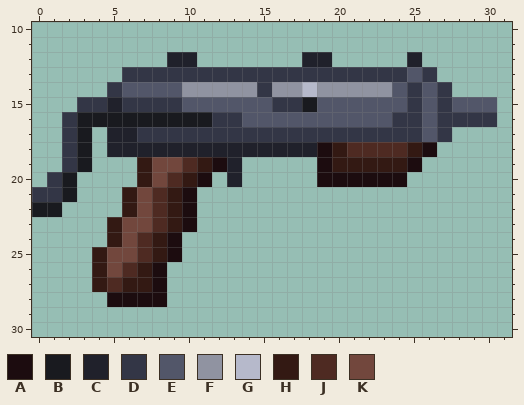
Pixel-art sprite: Resources/Textures/SS220/Objects/Weapons/Guns/SMGs/saber.rsi/base.png. That is the earlier state.
The file is 32x32 pixels. Shown: x 0..31, y 10..30.
Palette (. is transparent): A #1c0c0f  B #191a1f  C #20212b  D #333646  E #525669  F #9093a1  G #b6b9cb  H #331913  J #4e2a22  K #72473d
Pixels before, first column x 0:
12 .........CC.......CC.....C.....
13 ......DDDDDDDDDDDDDDDDDDDED....
14 .....DEEEEFFFFFDFFGFFFFFEDED...
15 ...DDCDDDDEEEEEEDDBEEEEEEDEDEEE
16 ..DBBBBBBBBBDDEEEEEEEEEEDDEDDDD
17 ..DB.CCDDDDDDDDDDDDDDDDDDDED...
18 ..DB.CCCCCCCCCCCCCCAHJJJJHA....
19 ..DB...HKKJHAC.....AHHHHHA.....
20 .DB....HKJHA.C.....AAAAAA......
21 DDB...HKJHA....................
22 BB....HKJHA....................
23 .....HKKJHA....................
24 .....HKJHA.....................
25 ....HKKJHA.....................
26 ....HKJHA......................
27 ....HJHHA......................
28 .....AAAA......................
And afterwards:
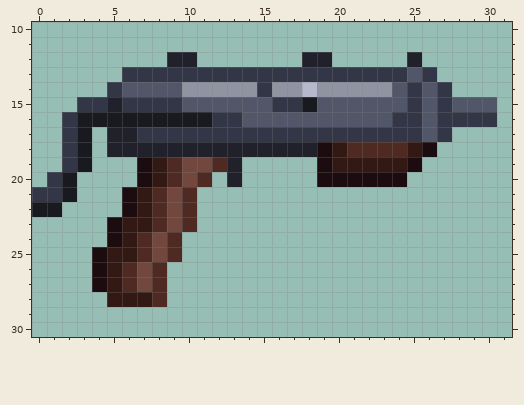
Change:
Changed rows in their new state; - is an unchanged pixel.
first column x 4:
19 ---AHJKKJ
20 ---AH-KJ-
21 --AH-KJ--
22 --AH-KJ--
23 -AHH-KJ--
24 -AH-KJ---
25 AHH-KJ---
26 AH-KJ----
27 AHJKJ----
28 -HHHJ----
Where, in picture pixels (left, top, right, bottom), the same in both pictures:
changed: (92, 157, 227, 307)
